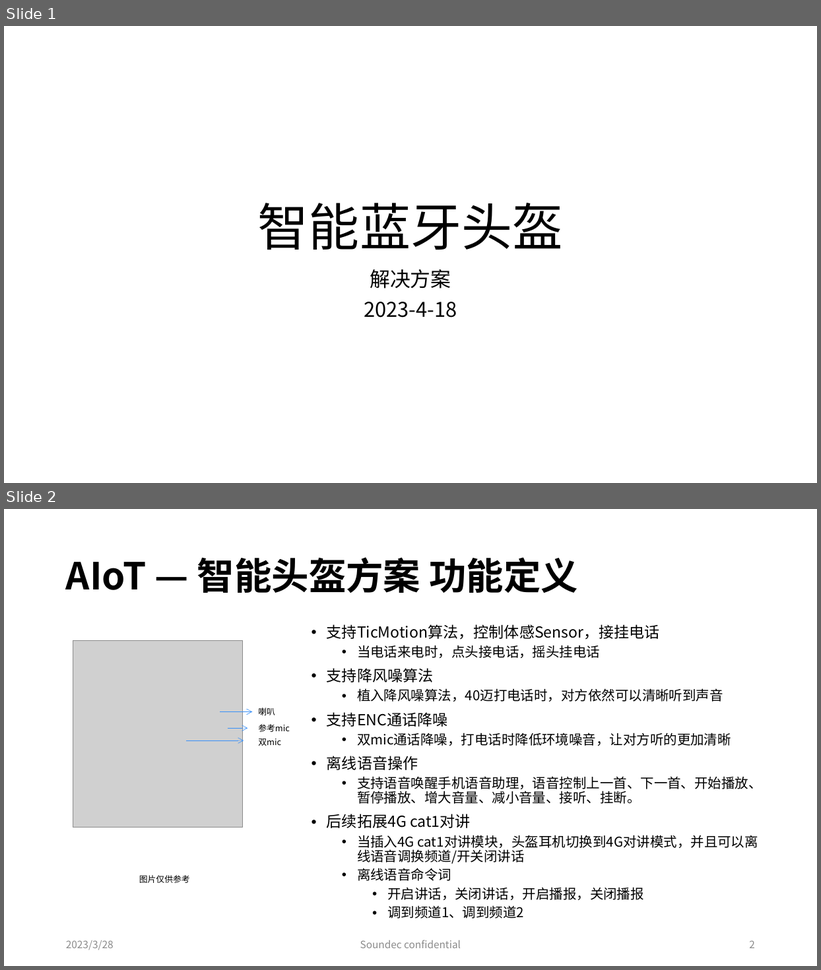
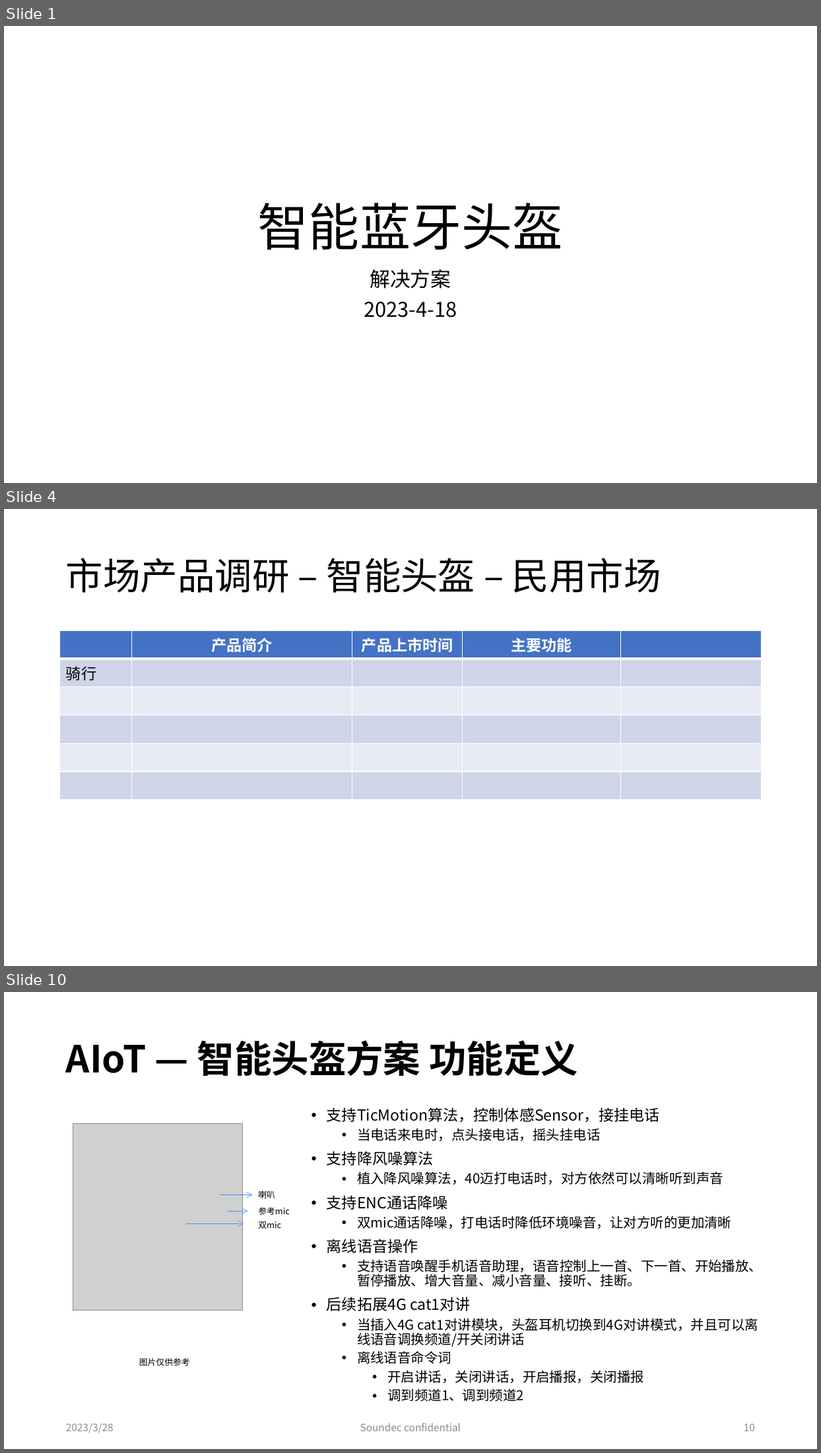
Before and after one commit to rosabai666/soundec, a slide deck: 2023/02产品/SNC8x/02)Soundec产品线/00)AIoT/04)落地方案/02)骑行头盔/智能头盔解决方案.pptx. Shown one above the other, each under a label of ours: slides 1 and 2 before the commit, slides 1, 4 and 10 after it; the slides between them are not shown. The pictures are 821x970 and 821x1453 pixels, drawn with LibreOffice and Linux fonts; fonts in the diff are those of the drawing; grey boxes stand for pictures. Boxes give left, top, right and bottom in pixels: in the first picture for what was removed or moved away, otherwise in the second. Text is boxed around its words. In the diff, an @@ line names an element or a change of style, - is before the commit and + after.

```diff
--- a/2023/02产品/SNC8x/02)Soundec产品线/00)AIoT/04)落地方案/02)骑行头盔/智能头盔解决方案.pptx
+++ b/2023/02产品/SNC8x/02)Soundec产品线/00)AIoT/04)落地方案/02)骑行头盔/智能头盔解决方案.pptx
@@ slide 4 added at [4, 509, 817, 966], background #FFFFFF @@
@@ title added at [66, 558, 661, 593], 44 pt, text #000000 @@
+市场产品调研 – 智能头盔 – 民用市场
@@ table added at [60, 631, 762, 782], 6 rows, 5 columns @@
+ | 产品简介 | 产品上市时间 | 主要功能 | 
+骑行 |  |  |  | 
+ |  |  |  | 
+ |  |  |  | 
+ |  |  |  | 
+ |  |  |  | 
@@ what was slide 2 is now slide 10 @@
@@ page number at [744, 1424, 755, 1432]: text changed @@
-2
+10
```
Also in this commit, not shown: 8 other slides added, 4 other files.
